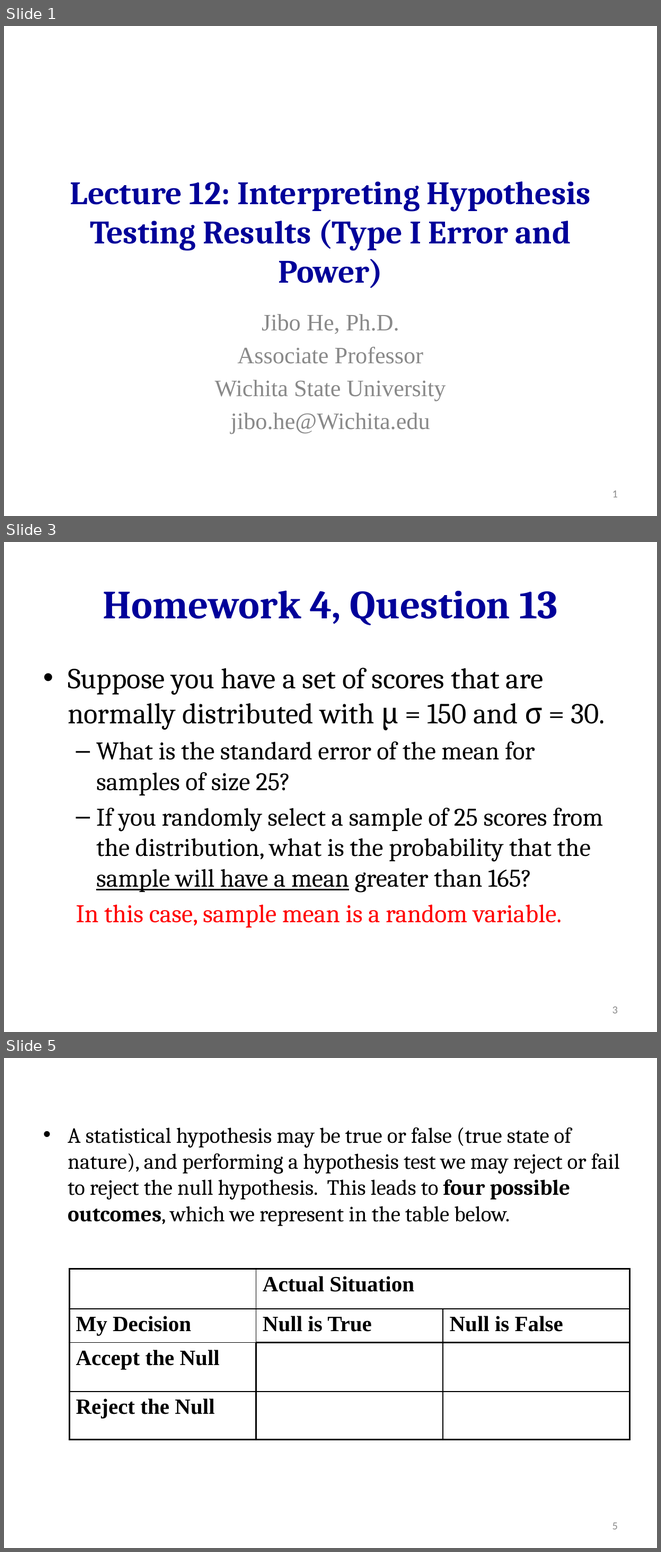
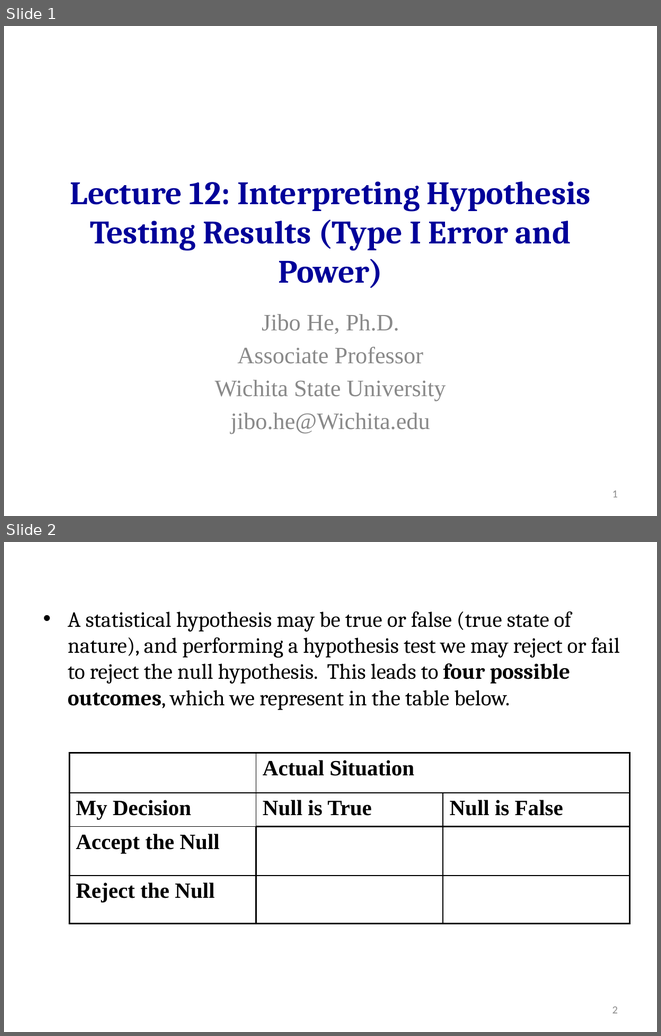
Before and after one commit to hejibo/Psychological-Statistics, a slide deck: Lecture 12_Decision errors - Interpreting Hypothesis Testing Results (Type I Error and Power)/Lecture 12_decision errors - Interpreting Hypothesis Testing Results (Type I Error and Power).pptx. Shown one above the other, each under a label of ours: slides 1, 3 and 5 before the commit, slides 1 and 2 after it; the slides between them are not shown. The pictures are 661x1552 and 661x1036 pixels, drawn with LibreOffice and Linux fonts; fonts in the diff are those of the drawing. Boxes give left, top, right and bottom in pixels: in the first picture for what was removed or moved away, otherwise in the second. Text is boxed around its words. In the diff, an @@ line names an element or a change of style, - is before the commit and + after.

```diff
--- a/Lecture 12_Decision errors - Interpreting Hypothesis Testing Results (Type I Error and Power)/Lecture 12_decision errors - Interpreting Hypothesis Testing Results (Type I Error and Power).pptx
+++ b/Lecture 12_Decision errors - Interpreting Hypothesis Testing Results (Type I Error and Power)/Lecture 12_decision errors - Interpreting Hypothesis Testing Results (Type I Error and Power).pptx
@@ slide 3 removed at (4,542,657,1032), background #FFFFFF @@
@@ title removed at (103,590,558,625) @@
-Homework 4, Question 13
@@ text removed at (68,668,605,927) @@
-• Suppose you have a set of scores that are normally distributed with μ = 150 and σ = 30.
-  – What is the standard error of the mean for samples of size 25?
-  – If you randomly select a sample of 25 scores from the distribution, what is the probability that the sample will have a mean greater than 165?
-  In this case, sample mean is a random variable.
@@ page number removed at (612,1006,618,1013) @@
-3
@@ what was slide 5 is now slide 2 @@
@@ page number at (612,1006,618,1013): text changed @@
-5
+2
```
Also in this commit, not shown: 1 slide changed, 2 other slides removed, 22 other files.
